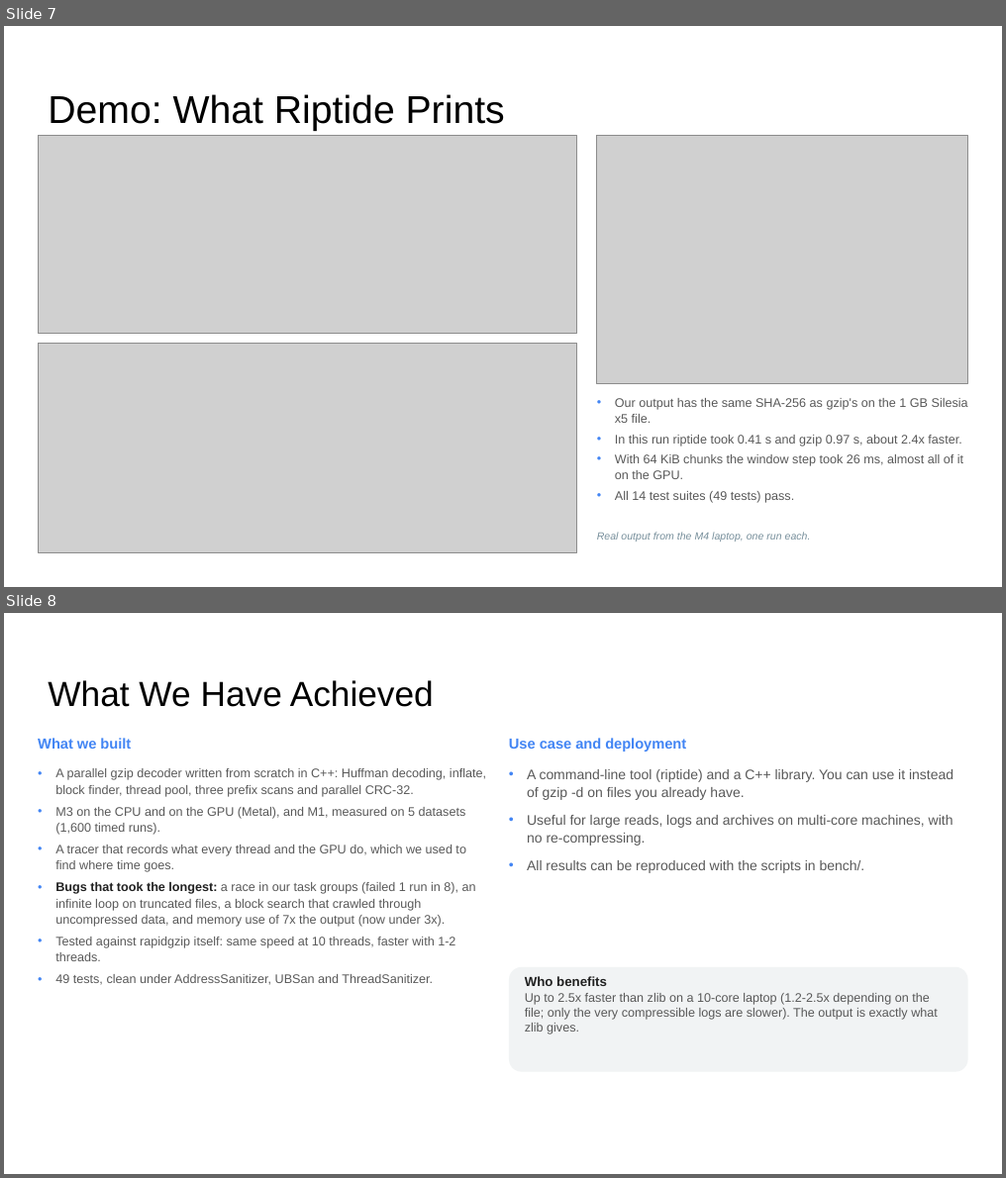
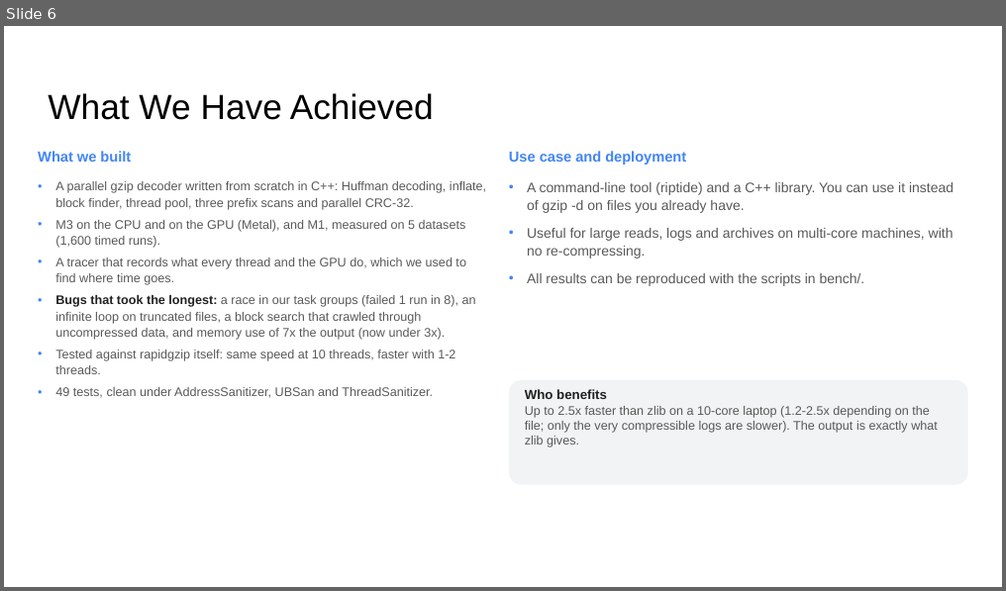
Before and after one commit to DarkDS13/riptide, a slide deck: docs/final/riptide_final_presentation.pptx. Shown one above the other, each under a label of ours: slides 7 and 8 before the commit, slide 6 after it. The pictures are 1006x1178 and 1006x591 pixels, drawn with LibreOffice and Linux fonts; fonts in the diff are those of the drawing; grey boxes stand for pictures. Boxes give left, top, right and bottom in pixels: in the first picture for what was removed or moved away, otherwise in the second. Text is boxed around its words. In the diff, an @@ line names an element or a change of style, - is before the commit and + after.

Commit message:
Cut the final deck to seven slides
The course allows at most seven slides. The terminal demo slide is gone,
and the first and third results slides are merged into one: throughput
against threads, the correctness and speed figures, the rapidgzip
comparison and the M1 result. The window-step slide (M3 on CPU and GPU)
is unchanged. The demo screenshots are no longer used and are removed.

```diff
--- a/docs/final/riptide_final_presentation.pptx
+++ b/docs/final/riptide_final_presentation.pptx
@@ slide 7 removed at box(4, 26, 1002, 587), background #FFFFFF @@
@@ title removed at box(48, 94, 505, 131) @@
-Demo: What Riptide Prints
@@ picture removed at box(38, 136, 577, 333) @@
@@ picture removed at box(597, 136, 968, 383) @@
@@ picture removed at box(38, 344, 577, 553) @@
@@ text removed at box(615, 398, 968, 503) @@
-• Our output has the same SHA-256 as gzip's on the 1 GB Silesia x5 file.
-• In this run riptide took 0.41 s and gzip 0.97 s, about 2.4x faster.
-• With 64 KiB chunks the window step took 26 ms, almost all of it on the GPU.
-• All 14 test suites (49 tests) pass.
@@ text removed at box(597, 532, 811, 542) @@
-Real output from the M4 laptop, one run each.
@@ what was slide 8 is now slide 6 @@
```
Also in this commit, not shown: 2 slides changed, 1 other slide removed, 3 other files.
